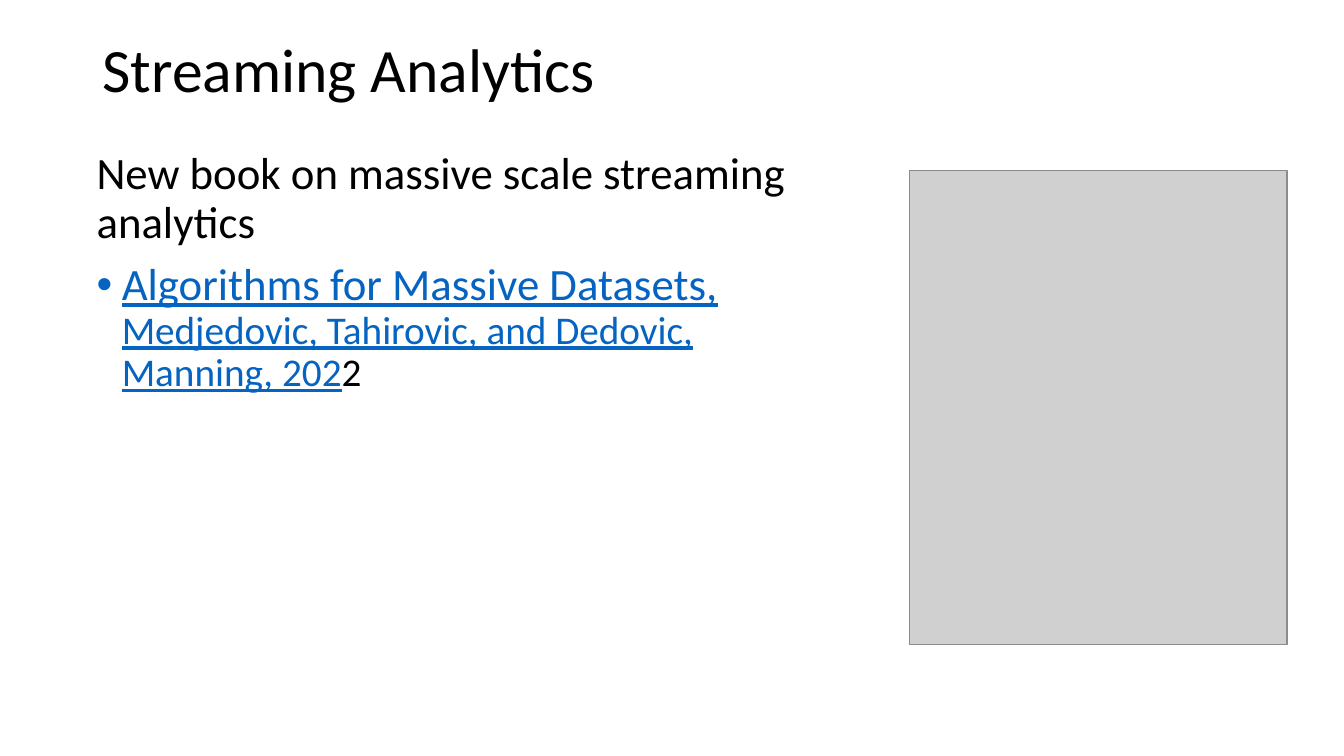
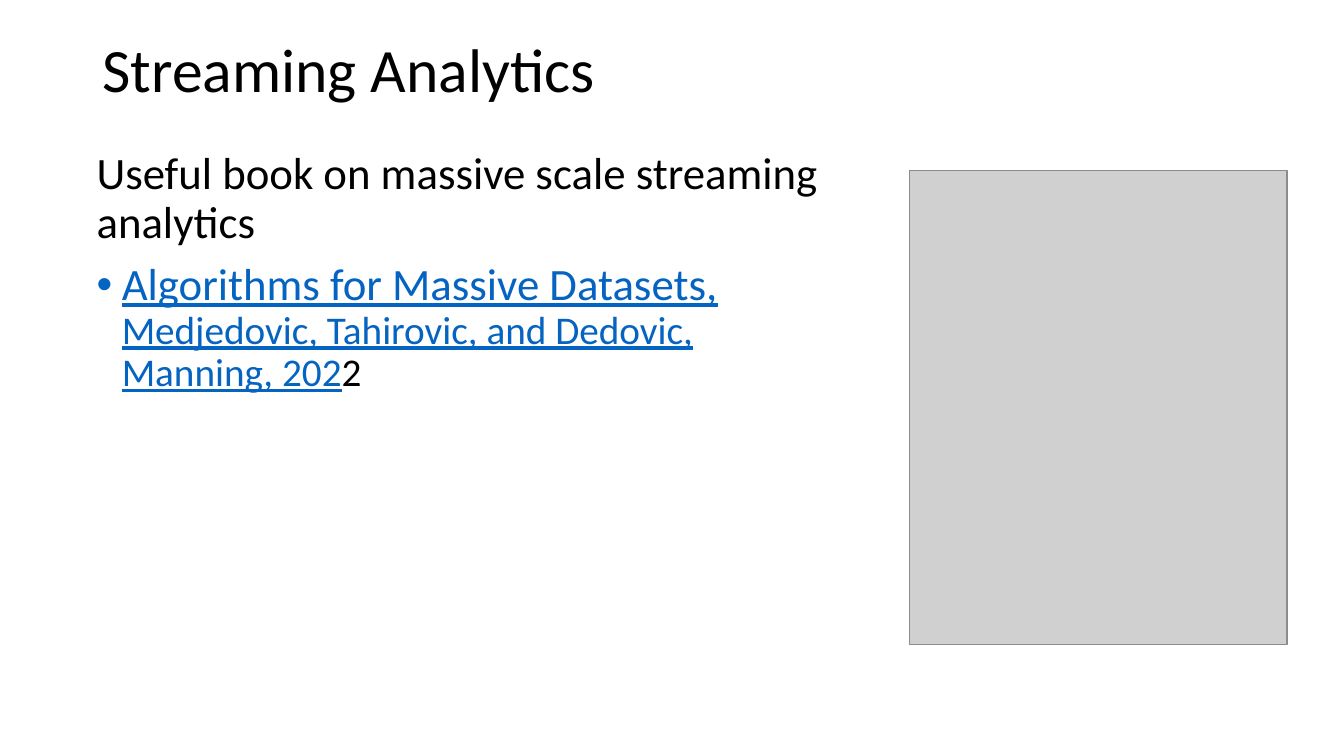
Before and after one commit to harelgabainew/school1, a slide deck: slide 6 of slides/2_StreamingAnalytics.pptx (slide 4 before the commit). Drawn at 1344x756 pixels with LibreOffice and Linux fonts; fonts in the diff are those of the drawing; grey boxes stand for pictures. Boxes give left, top, right and bottom in pixels: in the first picture for what was removed or moved away, otherwise in the second. Text is boxed around its words. In the diff, an @@ line names an element or a change of style, - is before the commit and + after.

```diff
--- a/slides/2_StreamingAnalytics.pptx
+++ b/slides/2_StreamingAnalytics.pptx
@@ text at (x1=97, y1=158, x2=818, y2=246): text changed @@
-New book on massive scale streaming analytics
+Useful book on massive scale streaming analytics
```
Also in this commit, not shown: 2 other slides changed, 2 slides added.
